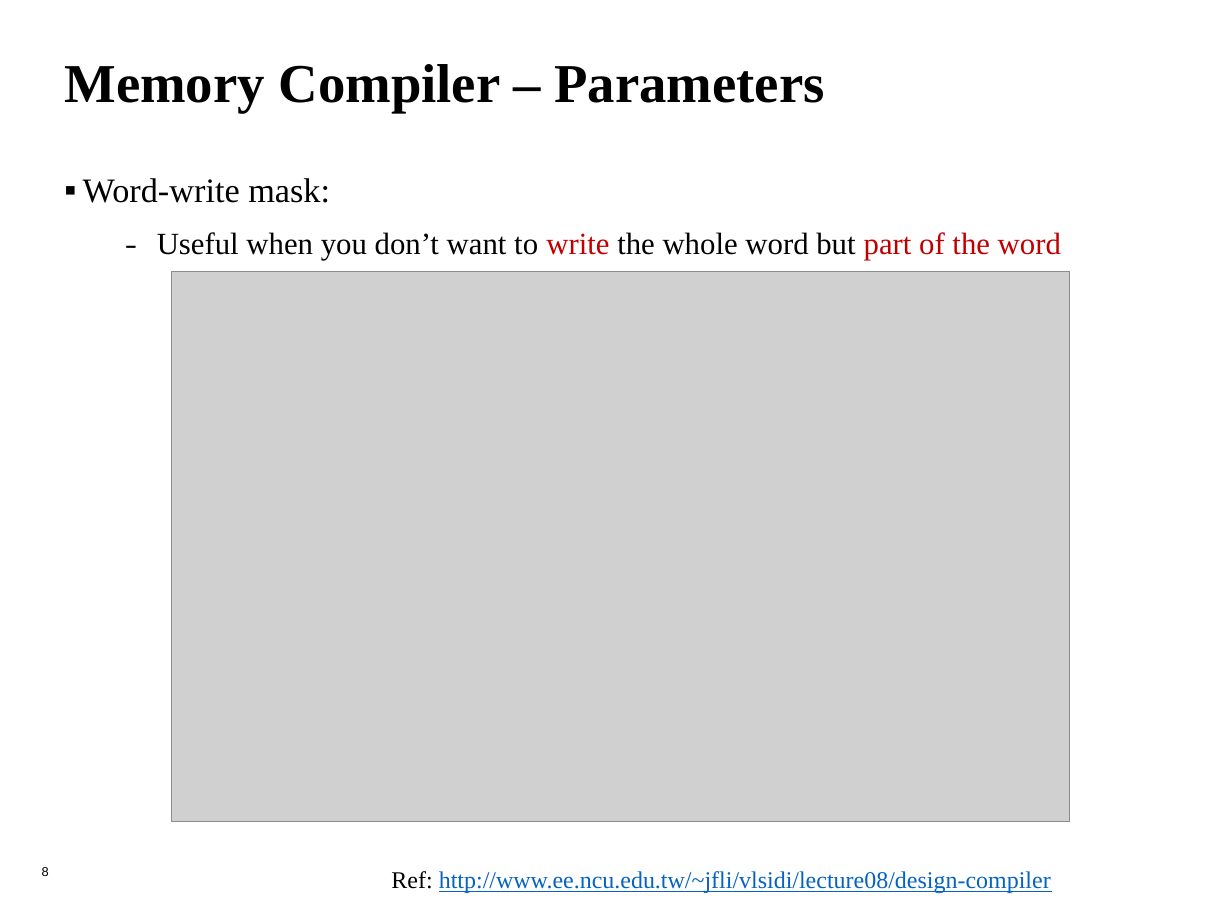
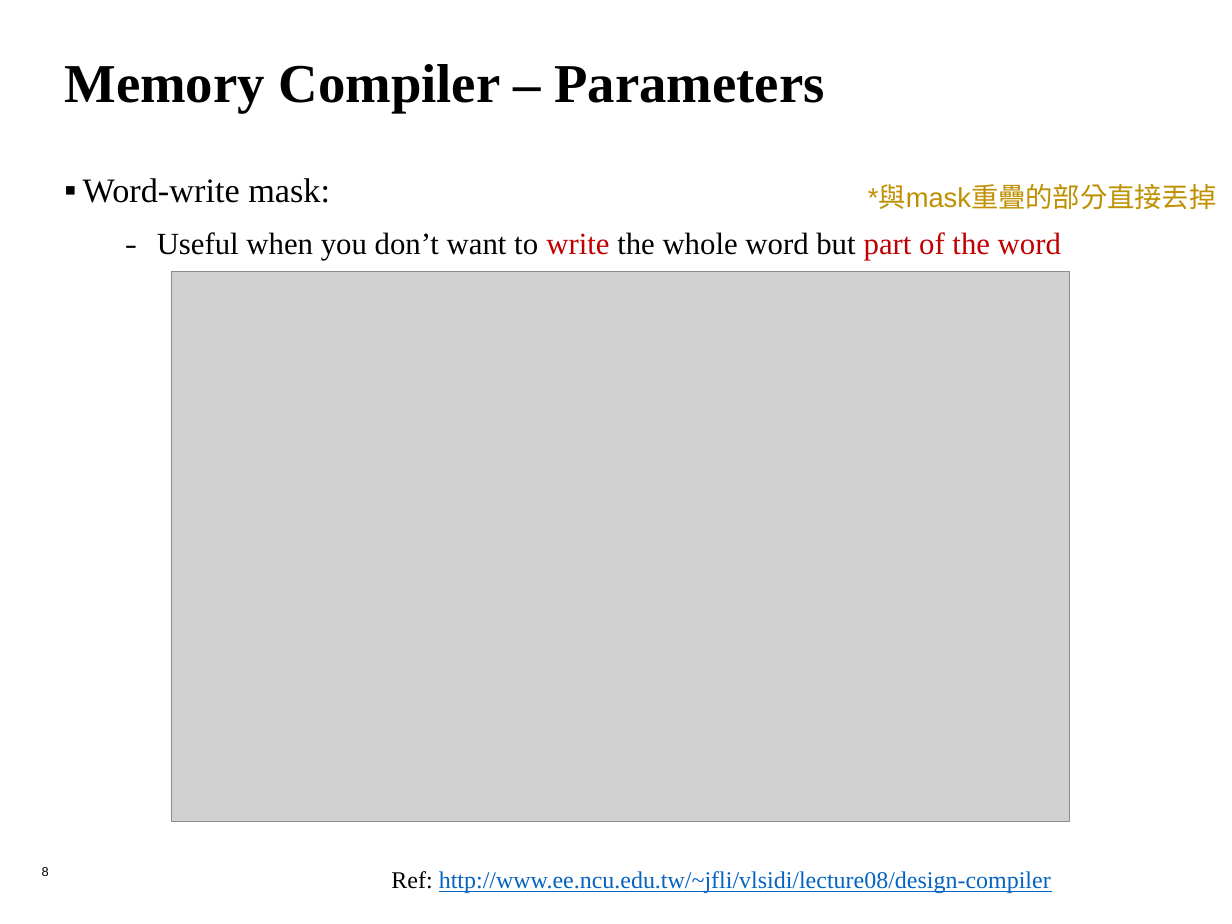
Before and after one commit to leo870823/2020-SRAM-training-course, a slide deck: slide 8 of MemoryCompiler_tutorial.pptx. Drawn at 1232x924 pixels with LibreOffice and Linux fonts; fonts in the diff are those of the drawing; grey boxes stand for pictures; background and template pictures are left out. Boxes give left, top, right and bottom in pixels: in the first picture for what was removed or moved away, otherwise in the second. Text is boxed around its words. In the diff, an @@ line names an element or a change of style, - is before the commit and + after.

```diff
--- a/MemoryCompiler_tutorial.pptx
+++ b/MemoryCompiler_tutorial.pptx
@@ text added at (868,186,1217,210), 16 pt, text #BF9000 @@
+*與mask重疊的部分直接丟掉
```
Also in this commit, not shown: 10 other slides changed, 1 other file.
